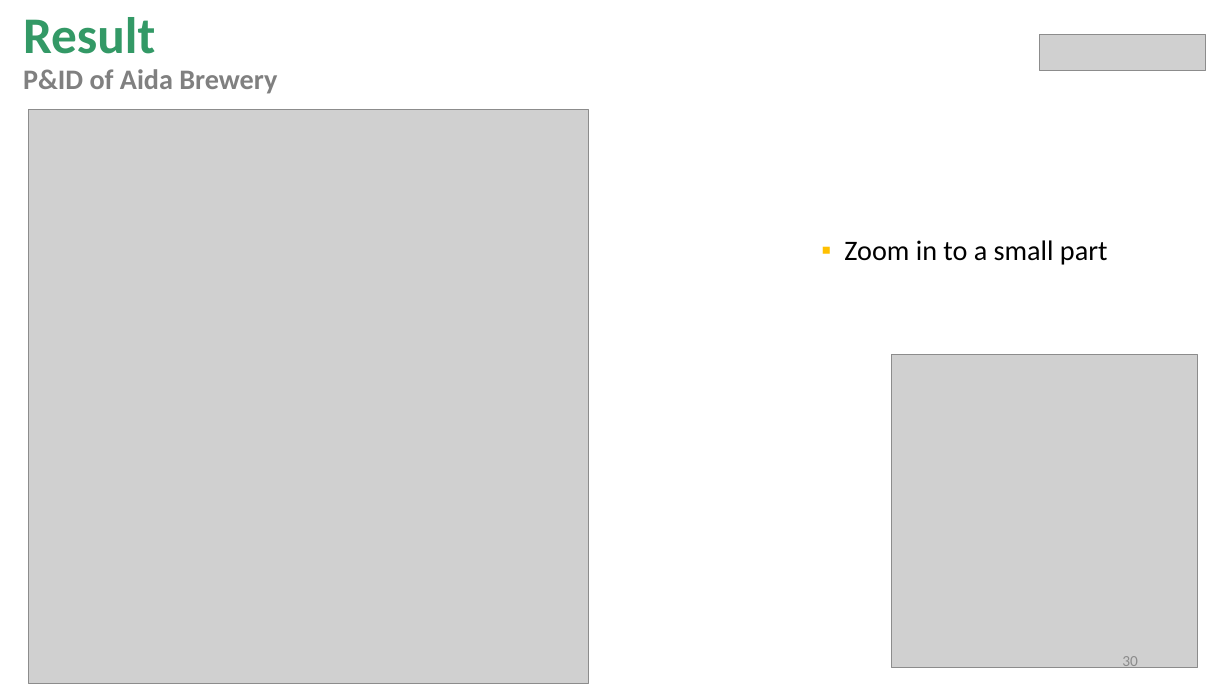
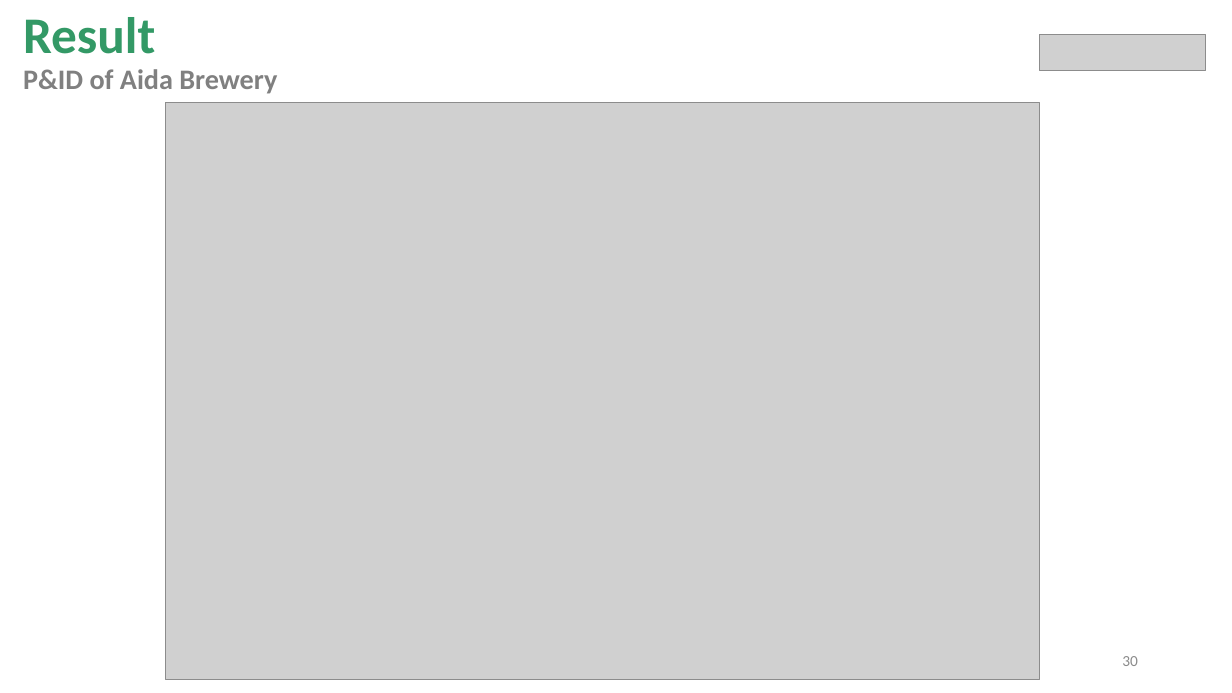
Before and after one commit to miguelrk/tum-mw-bachelorarbeit, a slide deck: slide 30 of 5 Abschlussphase/final_presentation.pptx. Drawn at 1232x693 pixels with LibreOffice and Linux fonts; fonts in the diff are those of the drawing; grey boxes stand for pictures. Boxes give left, top, right and bottom in pixels: in the first picture for what was removed or moved away, otherwise in the second. Text is boxed around its words. In the diff, an @@ line names an element or a change of style, - is before the commit and + after.

```diff
--- a/5 Abschlussphase/final_presentation.pptx
+++ b/5 Abschlussphase/final_presentation.pptx
@@ picture removed at (29, 110, 588, 684) @@
@@ picture added at (165, 103, 1040, 679) @@
@@ text removed at (844, 240, 1108, 265) @@
-▪ Zoom in to a small part
@@ picture removed at (892, 355, 1197, 668) @@
```
Also in this commit, not shown: 1 slide added, 22 other files.
